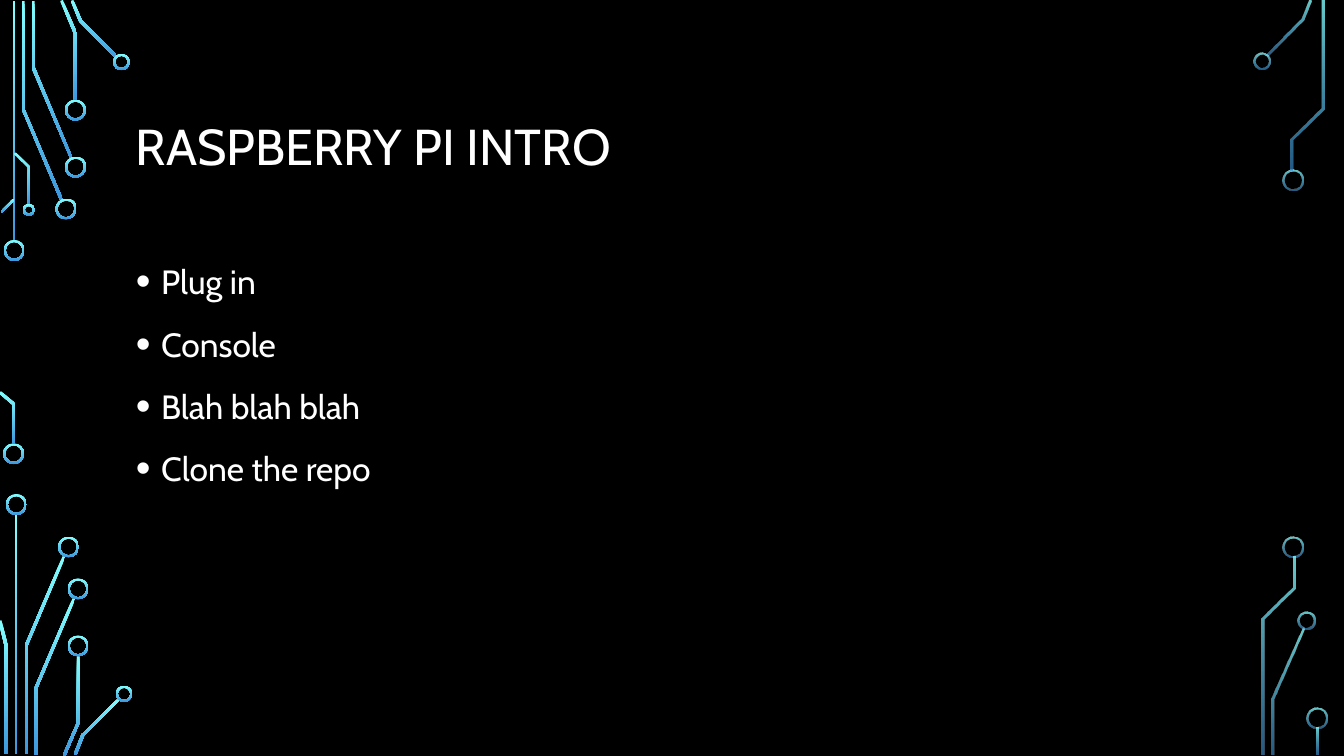
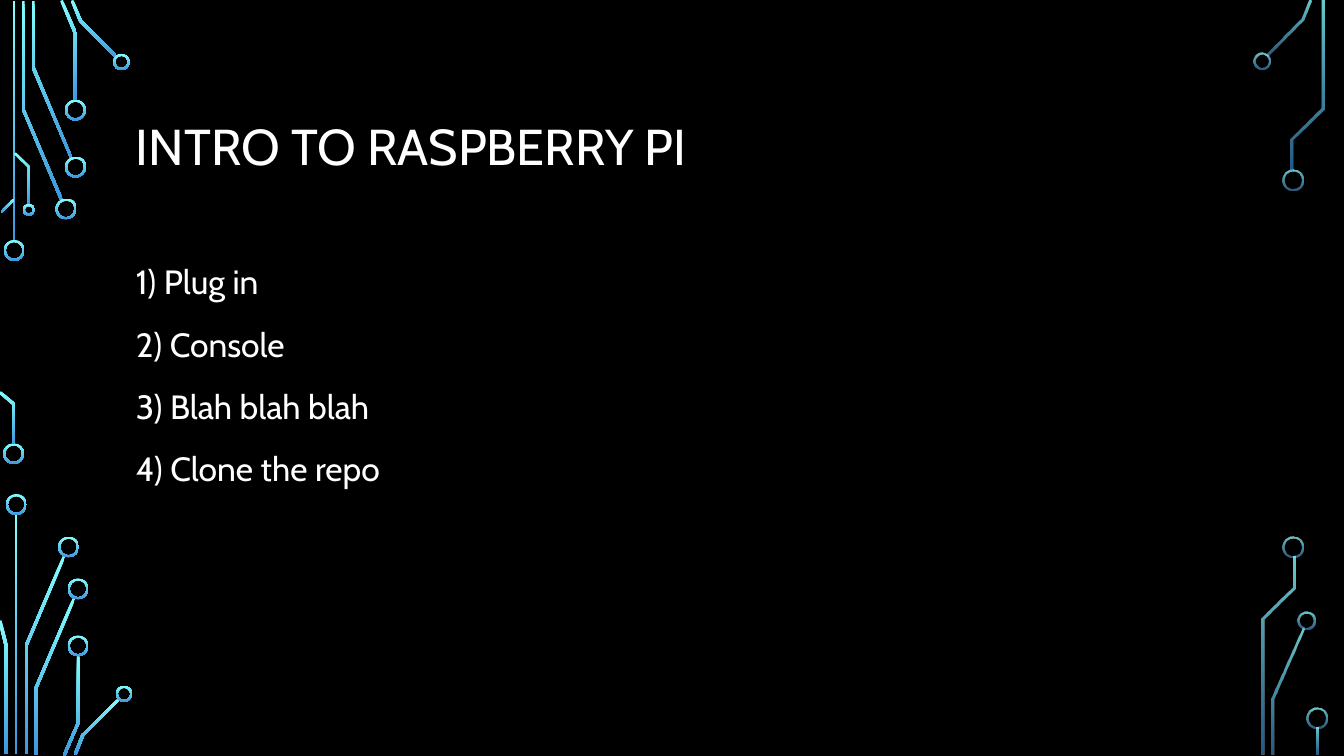
Before and after one commit to andrewjvelez/smap, a slide deck: slide 8 of docs/SMAP Materials Unbranded.pptx (slide 7 before the commit). Drawn at 1344x756 pixels with LibreOffice and Linux fonts; fonts in the diff are those of the drawing; background and template pictures are left out. Boxes give left, top, right and bottom in pixels: in the first picture for what was removed or moved away, otherwise in the second. Text is boxed around its words. In the diff, an @@ line names an element or a change of style, - is before the commit and + after.

```diff
--- a/docs/SMAP Materials Unbranded.pptx
+++ b/docs/SMAP Materials Unbranded.pptx
@@ title at [136, 129, 687, 166]: text changed @@
-RASPBERRY PI INTRO
+INTRO TO RASPBERRY PI
@@ text at [136, 268, 380, 489]: text changed @@
-• Plug in
-• Console
-• Blah blah blah
-• Clone the repo
+1) Plug in
+2) Console
+3) Blah blah blah
+4) Clone the repo
```
Also in this commit, not shown: 21 other slides changed, 7 slides added, 7 slides removed.
